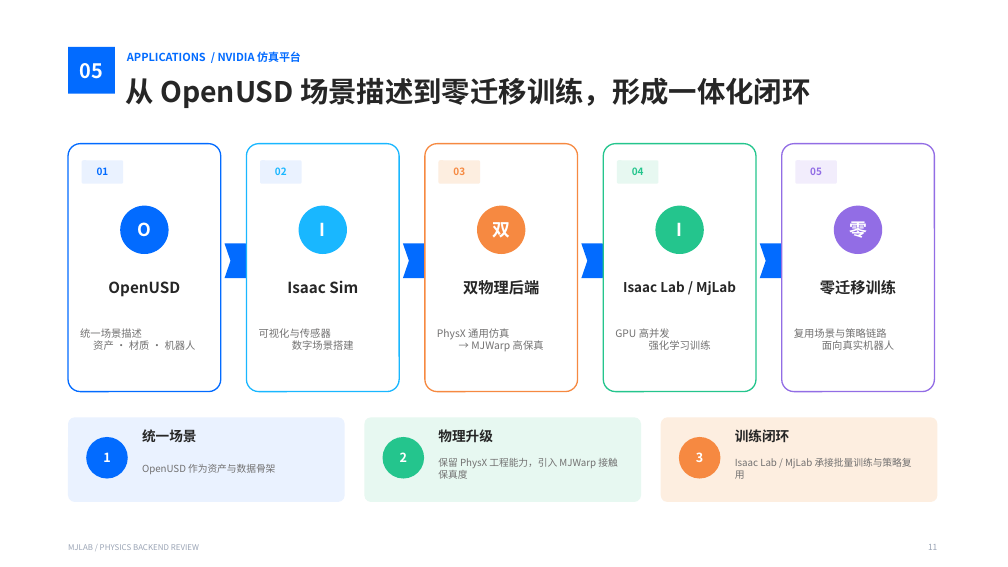
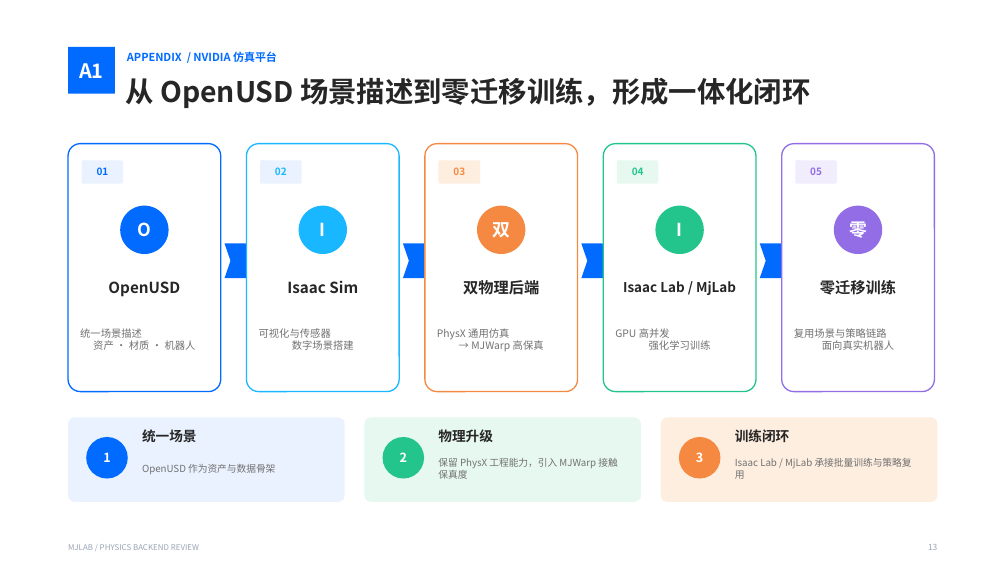
Before and after one commit to Binjian/welding-dynamics, a slide deck: slide 13 of docs/MJWarp_MJX_PhysX_机器人仿真选型.pptx (slide 11 before the commit). Drawn at 1008x567 pixels with LibreOffice and Linux fonts; fonts in the diff are those of the drawing. Boxes give left, top, right and bottom in pixels: in the first picture for what was removed or moved away, otherwise in the second. Text is boxed around its words. In the diff, an @@ line names an element or a change of style, - is before the commit and + after.

```diff
--- a/docs/MJWarp_MJX_PhysX_机器人仿真选型.pptx
+++ b/docs/MJWarp_MJX_PhysX_机器人仿真选型.pptx
@@ text at (x1=127, y1=51, x2=277, y2=62): text changed @@
-APPLICATIONS / NVIDIA 仿真平台
+APPENDIX / NVIDIA 仿真平台
@@ text at (x1=79, y1=63, x2=104, y2=78): text changed @@
-05
+A1
```
Also in this commit, not shown: 4 other slides changed, 3 slides added, 1 other file.
